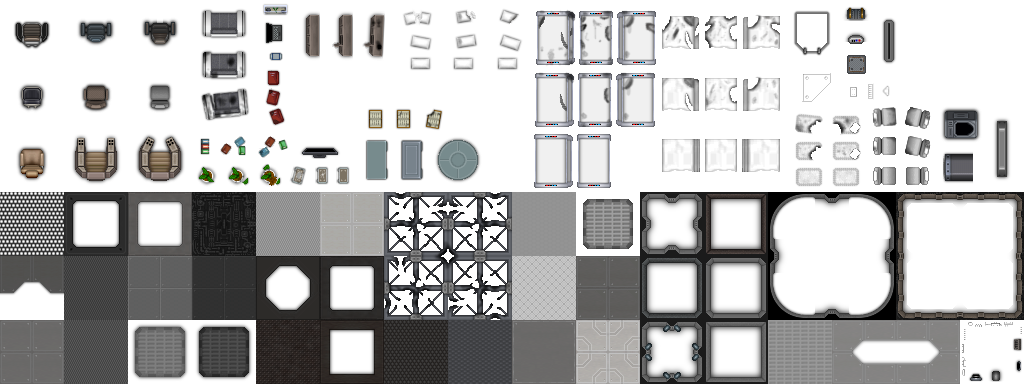
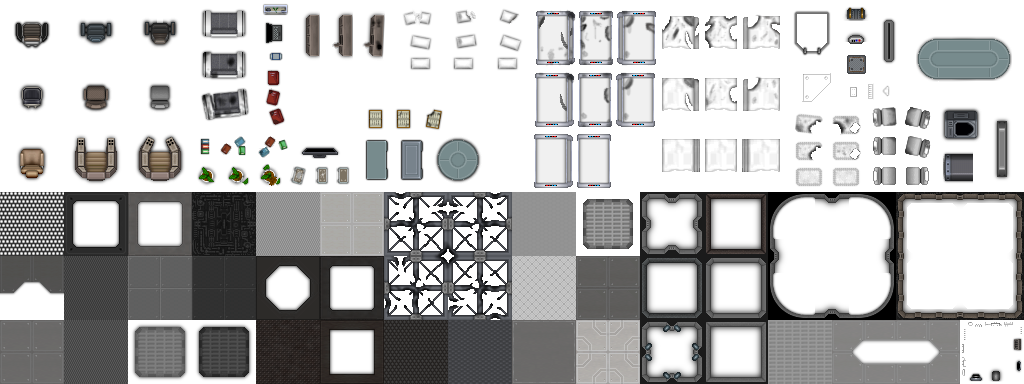
Layered file, before and after one edit (1024px x 384px). Changes by layer:
added group "Doodads" with 4 layers above "Floors, Walls, Roofs" over 365, 36, 1012, 183
added layer "Table2" in group "Doodads" over 365, 139, 389, 181
added layer "Table" in group "Doodads" over 400, 139, 424, 181
added layer "RoundTable" in group "Doodads" over 435, 137, 481, 183
added layer "BigTable" in group "Doodads" over 916, 36, 1012, 82
added layer "Ebene 44" above "Ebene 1" over 263, 4, 288, 15
